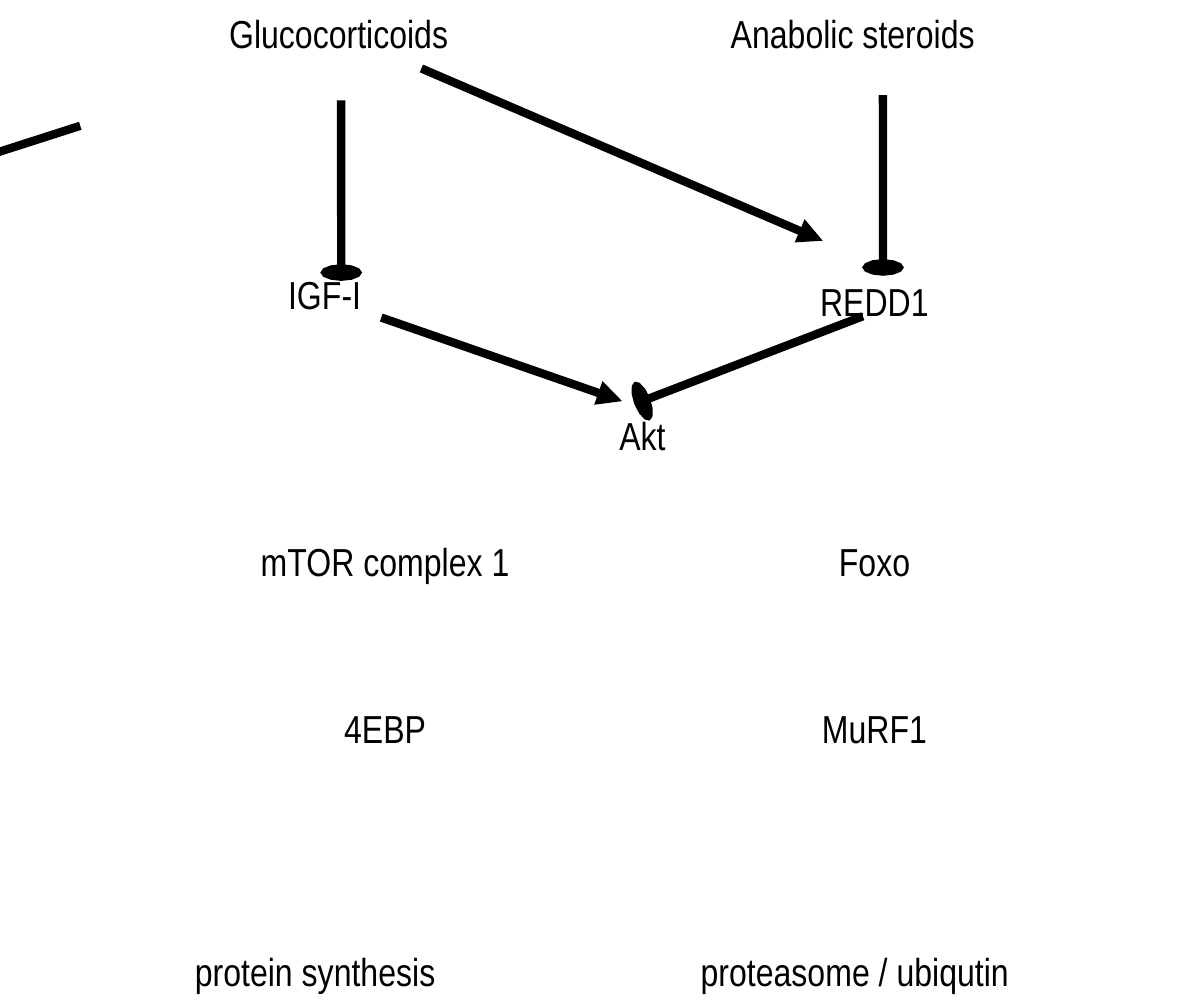
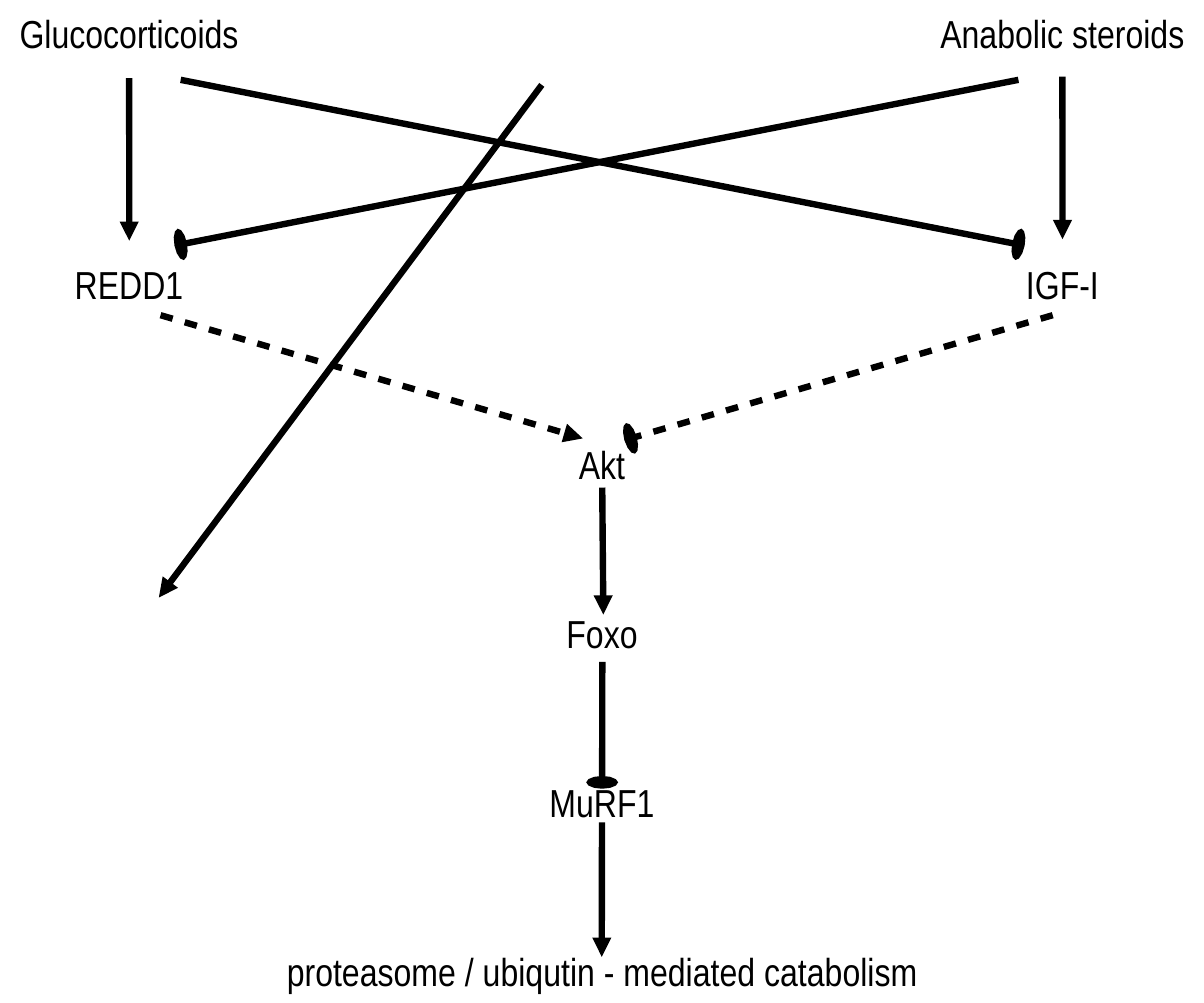
Before and after one commit to nvalexander/dissertation, a slide deck: slide 1 of artwork/conclusion.odp. Drawn at 1204x1003 pixels with LibreOffice and Linux fonts; fonts in the diff are those of the drawing. Boxes give left, top, right and bottom in pixels: in the first picture for what was removed or moved away, otherwise in the second. Text is boxed around its words. In the diff, an @@ line names an element or a change of style, - is before the commit and + after.

```diff
--- a/artwork/conclusion.odp
+++ b/artwork/conclusion.odp
@@ text "Glucocorticoids" moved from (x1=229, y1=19, x2=448, y2=49) to (x1=20, y1=19, x2=239, y2=49) @@
@@ text "Anabolic steroids" moved from (x1=731, y1=19, x2=974, y2=49) to (x1=940, y1=19, x2=1184, y2=49) @@
@@ arrow added from (128, 78) to (128, 241), #000000 2.3 pt @@
@@ arrow added from (542, 84) to (159, 598), #000000 2.3 pt @@
@@ arrow moved from (421, 68) - (823, 241) to (181, 80) - (1019, 245) @@
@@ arrow (181, 80) - (1019, 245): stroke #000000 3 pt to #000000 2.3 pt; arrowheads changed @@
@@ arrow added from (1019, 80) to (181, 245), #000000 2.3 pt @@
@@ arrow added from (1062, 76) to (1062, 239), #000000 2.3 pt @@
@@ arrow removed from (341, 100) to (341, 273) @@
@@ arrow removed from (883, 94) to (883, 267) @@
@@ arrow removed from (80, 126) to (0, 267) @@
@@ text "REDD1" rewrapped from (x1=820, y1=289, x2=928, y2=323) to (x1=75, y1=272, x2=183, y2=299) @@
@@ text "IGF-I" rewrapped from (x1=288, y1=277, x2=361, y2=310) to (x1=1026, y1=271, x2=1099, y2=300) @@
@@ arrow added from (161, 315) to (582, 439), #000000 2.3 pt @@
@@ arrow removed from (381, 317) to (622, 401) @@
@@ arrow added from (1054, 315) to (630, 439), #000000 2.3 pt @@
@@ arrow removed from (863, 317) to (642, 401) @@
@@ text "Akt" moved from (x1=619, y1=418, x2=665, y2=451) to (x1=579, y1=450, x2=625, y2=480) @@
@@ arrow added from (602, 488) to (604, 614), #000000 2.3 pt @@
@@ text removed at (x1=261, y1=547, x2=510, y2=584) @@
-mTOR complex 1
@@ text "Foxo" moved from (x1=839, y1=549, x2=910, y2=577) to (x1=566, y1=621, x2=637, y2=649) @@
@@ arrow added from (602, 662) to (602, 783), #000000 2.3 pt @@
@@ text removed at (x1=344, y1=716, x2=426, y2=743) @@
-4EBP
@@ text "MuRF1" rewrapped from (x1=822, y1=716, x2=927, y2=744) to (x1=549, y1=786, x2=654, y2=825) @@
@@ arrow added from (602, 823) to (602, 957), #000000 2.3 pt @@
@@ text removed at (x1=195, y1=957, x2=436, y2=994) @@
-protein synthesis
@@ text at (x1=287, y1=957, x2=917, y2=994): text changed @@
-proteasome / ubiqutin
+proteasome / ubiqutin - mediated catabolism
```
Also in this commit, not shown: 1 other file.
